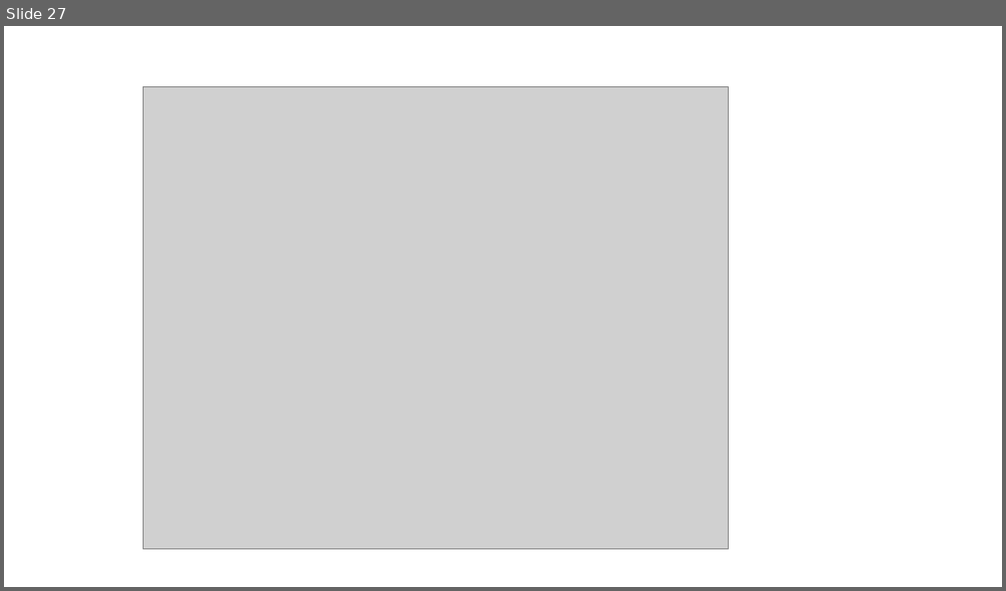
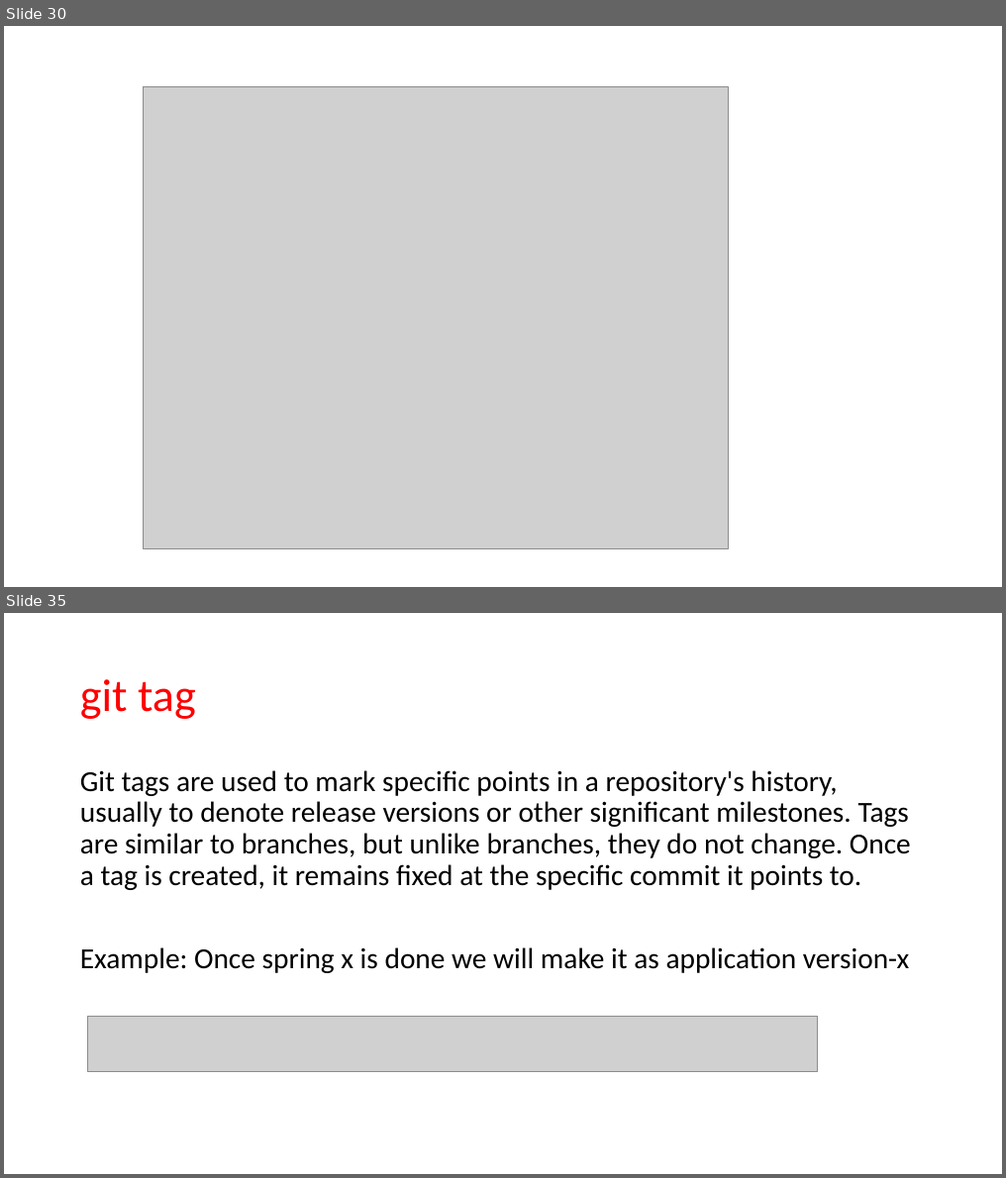
Before and after one commit to JanbaskDevops/Batch1, a slide deck: MyLearnings/CICD/Class5- Azure Repository/Class presentation.pptx. Shown one above the other, each under a label of ours: slide 27 before the commit, slides 30 and 35 after it; the slides between them are not shown. The pictures are 1006x591 and 1006x1178 pixels, drawn with LibreOffice and Linux fonts; fonts in the diff are those of the drawing; grey boxes stand for pictures. Boxes give left, top, right and bottom in pixels: in the first picture for what was removed or moved away, otherwise in the second. Text is boxed around its words. In the diff, an @@ line names an element or a change of style, - is before the commit and + after.

```diff
--- a/MyLearnings/CICD/Class5- Azure Repository/Class presentation.pptx
+++ b/MyLearnings/CICD/Class5- Azure Repository/Class presentation.pptx
@@ slide 35 added at (4,613,1002,1174), background #FFFFFF @@
@@ title added at (80,679,196,719), 44 pt, text #FF0000 @@
+git tag
@@ text added at (80,770,911,973), 28 pt, text #000000 @@
+Git tags are used to mark specific points in a repository's history, usually to denote release versions or other significant milestones. Tags are similar to branches, but unlike branches, they do not change. Once a tag is created, it remains fixed at the specific commit it points to.
+Example: Once spring x is done we will make it as application version-x
@@ picture added at (88,1017,817,1072) @@
@@ what was slide 27 is now slide 30 @@
```
Also in this commit, not shown: 8 slides changed, 9 other slides added, 2 slides removed.
